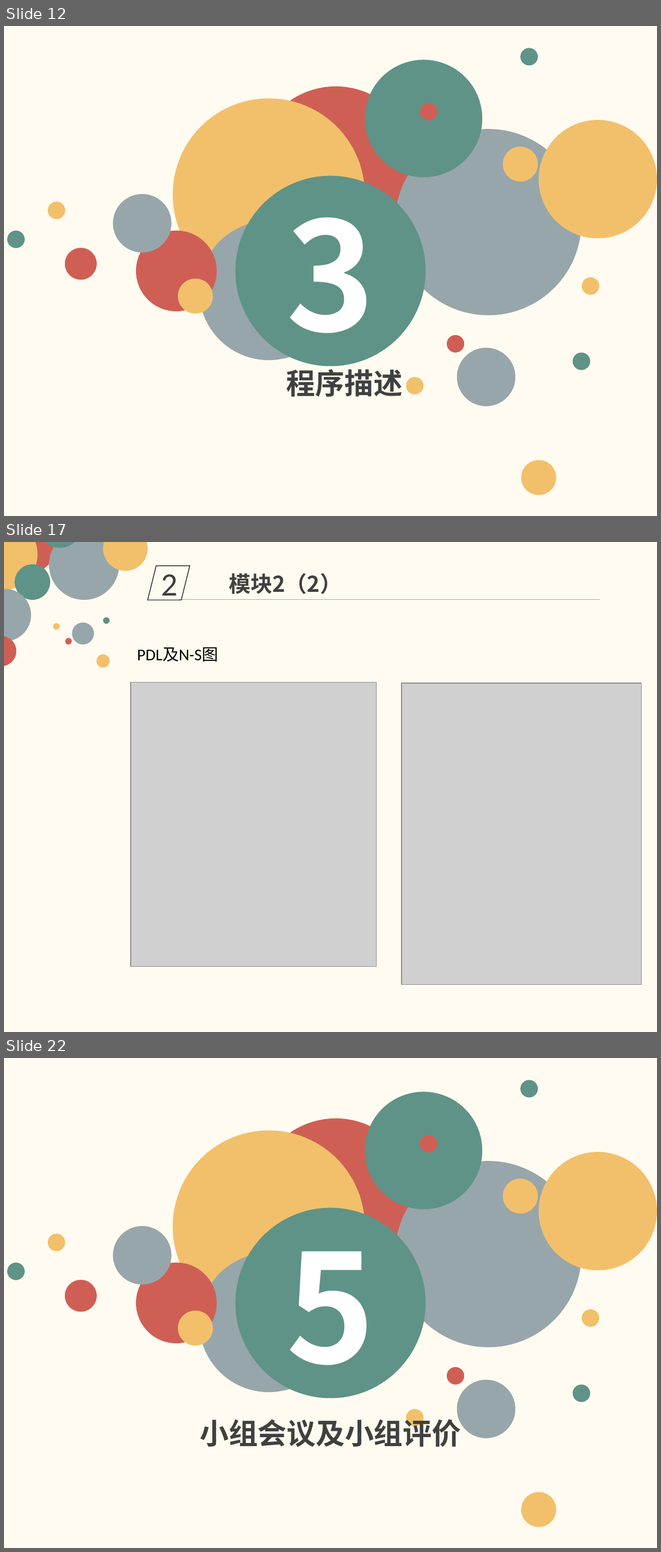
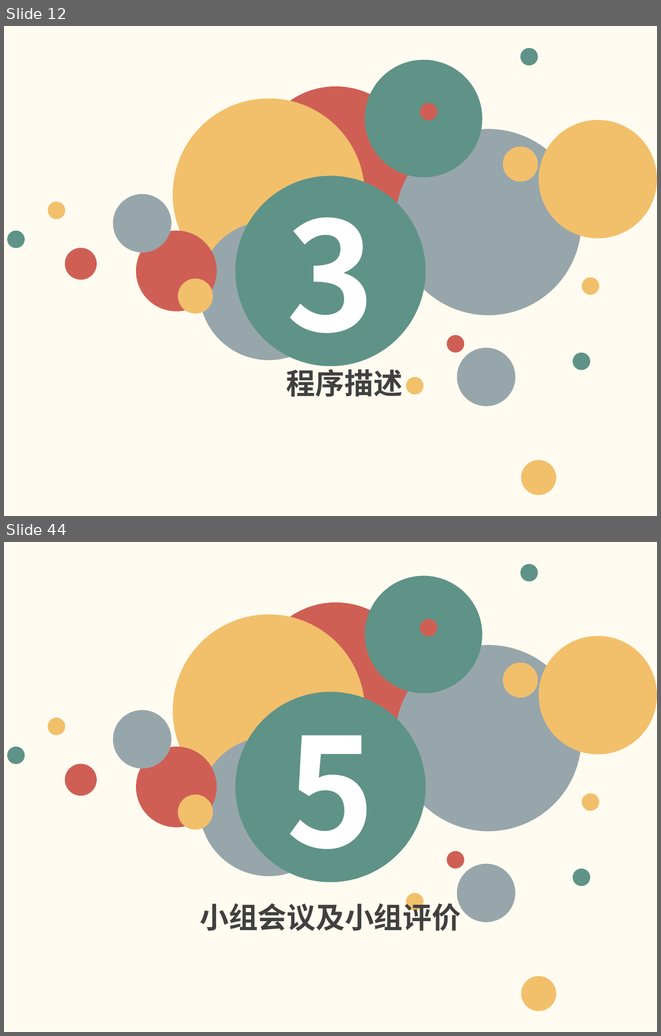
Before and after one commit to firstprojectmicheng/SE2018-G08, a slide deck: SE2018春-G08-详细设计.pptx. Shown one above the other, each under a label of ours: slides 12, 17 and 22 before the commit, slides 12 and 44 after it; the slides between them are not shown. The pictures are 661x1552 and 661x1036 pixels, drawn with LibreOffice and Linux fonts; fonts in the diff are those of the drawing; grey boxes stand for pictures. Boxes give left, top, right and bottom in pixels: in the first picture for what was removed or moved away, otherwise in the second. Text is boxed around its words. In the diff, an @@ line names an element or a change of style, - is before the commit and + after.

```diff
--- a/SE2018春-G08-详细设计.pptx
+++ b/SE2018春-G08-详细设计.pptx
@@ slide 17 removed at <box>4,542,657,1032</box>, background #FFFBF0 @@
@@ group removed at <box>4,542,148,668</box>: 13 ellipses @@
@@ parallelogram removed at <box>148,565,190,599</box> @@
-2
@@ text removed at <box>229,573,342,594</box> @@
-模块2（2）
@@ line removed from (179, 599) to (600, 599) @@
@@ text removed at <box>137,647,218,662</box> @@
-PDL及N-S图
@@ picture removed at <box>131,682,376,967</box> @@
@@ picture removed at <box>402,683,641,985</box> @@
@@ what was slide 22 is now slide 44 @@
```
Also in this commit, not shown: 8 slides changed, 25 slides added, 2 other slides removed.
